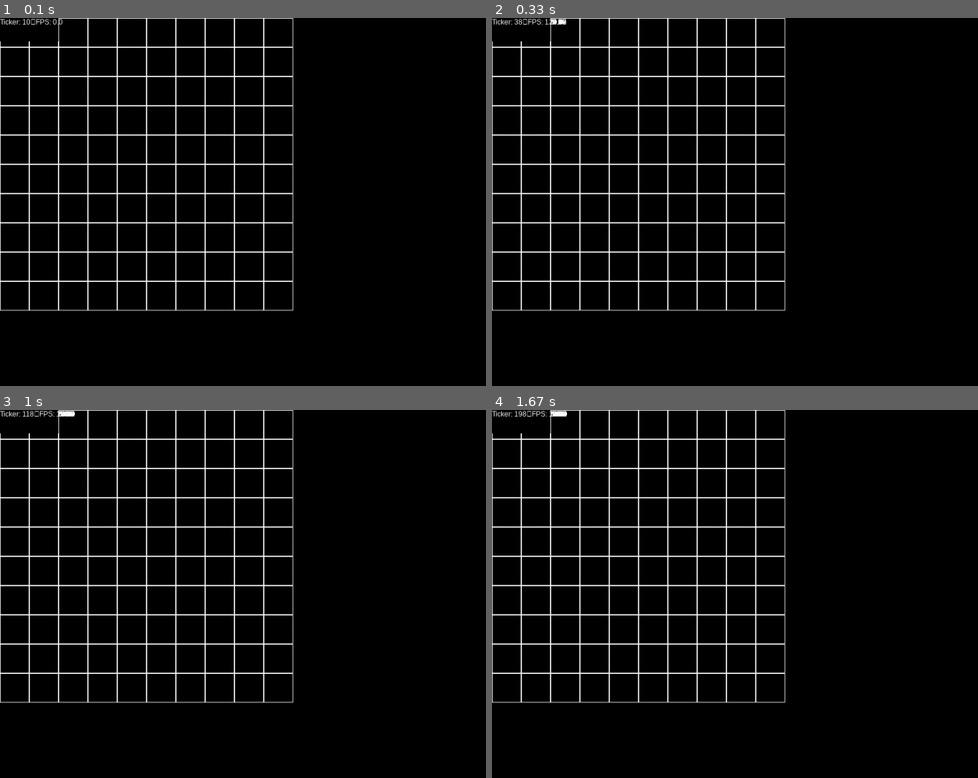
Above: before the commit, frames 1-4 (two rows, left to right).
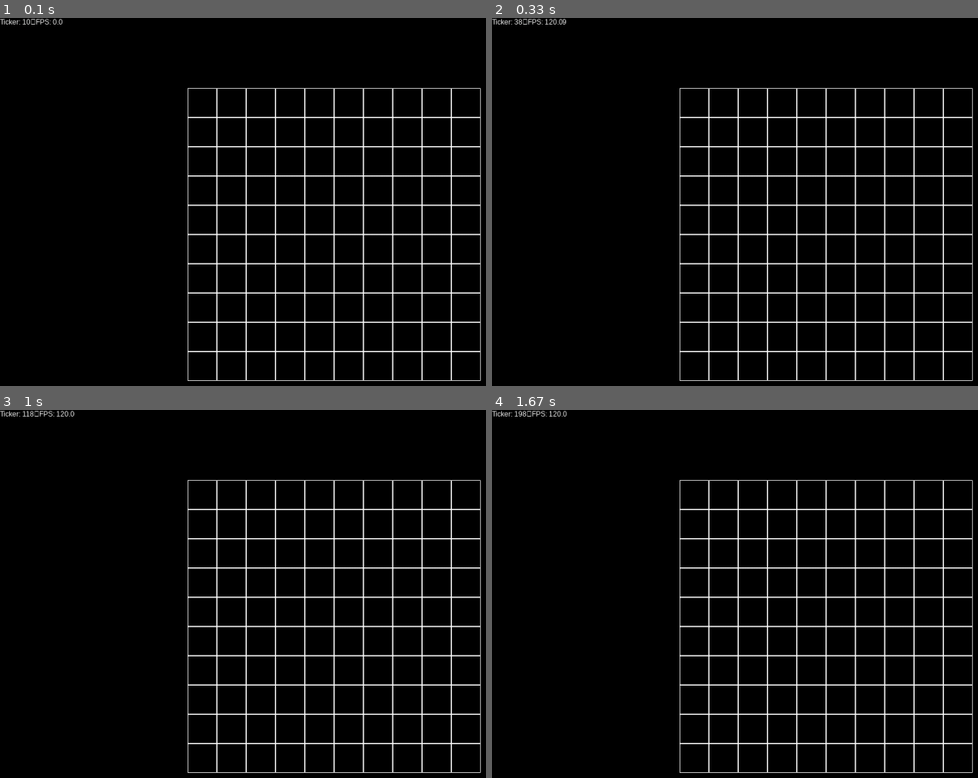
Above: after the commit, the same moments.

Repository: metalvexis/PygameBasics
Game: pygame game, started from basic_grid.py
The game is run twice, just before and just after one commit, with the same random seed, the same clock (stepped at 60 frames per second) and the same inputs.
Inputs:
- Up to frame 1 (0.1 s): no input
- Up to frame 2 (0.33 s): no input
- Up to frame 3 (1 s): no input
- Up to frame 4 (1.67 s): no input

The runs differ from the first frame. In frame 1, 12% of the frame differs, in the area x 0-99%, y 0-99%; in frame 2, 12%; in frame 3, 12%; in frame 4, 12%.

Commit message:
separate functions for rendering

Diff:
--- a/basic_grid.py
+++ b/basic_grid.py
@@ -7,6 +7,9 @@
 ticker = 0
 max_fps = 120
 
+SCREEN_WIDTH = 1280
+SCREEN_HEIGHT = 720
+
 screen = pygame.display.set_mode((1280, 720))
 clock = pygame.time.Clock()
 
@@ -14,29 +17,42 @@
 
 clock.tick(max_fps)
 
+boardOffset = {"x": SCREEN_WIDTH / 4, "y": SCREEN_HEIGHT / 6}
+
 pygame.display.set_caption("Main Window")
 font = pygame.font.SysFont("Arial", 12)
+
+
+def draw_fps(screen):
+    text = font.render(
+        f"Ticker: {ticker}\nFPS: {round(clock.get_fps(), 2)}",
+        True,
+        (255, 255, 255),
+        pygame.SRCALPHA,
+    )
+    screen.blit(text, (0, 0))
+
+
+def draw_board(screen, w=10, h=10):
+    for x in range(w):
+        for y in range(h):
+            rect = pygame.Rect(
+                x * 50 + boardOffset["x"], y * 50 + boardOffset["y"], 50, 50
+            )
+            pygame.draw.rect(screen, (255, 255, 255), rect, 1)
+
 
 while running:
     for event in pygame.event.get():
         if event.type == QUIT:
             pygame.quit()
             sys.exit()
+    ticker += 1
 
-    for x in range(10):
-        for y in range(10):
-            rect = pygame.Rect(x * 50, y * 50, 50, 50)
-            pygame.draw.rect(screen, (255, 255, 255), rect, 1)
+    draw_fps(screen)
 
-    screen.fill((0, 0, 0), (0, 0, 100, 40))
-    ticker += 1
-    text = font.render(
-        f"Ticker: {ticker}\nFPS: {round(clock.get_fps(), 2)}",
-        True,
-        (255, 255, 255),
-        (None),
-    )
-    screen.blit(text, (0, 0))
+    draw_board(screen, 10, 10)
 
     clock.tick(max_fps)
+
     pygame.display.update()
--- /dev/null
+++ b/examples.py
@@ -0,0 +1,5 @@
+from pygame.examples import blit_blends
+from pygame.examples import blend_fill
+from pygame.examples import moveit
+
+moveit.main()
